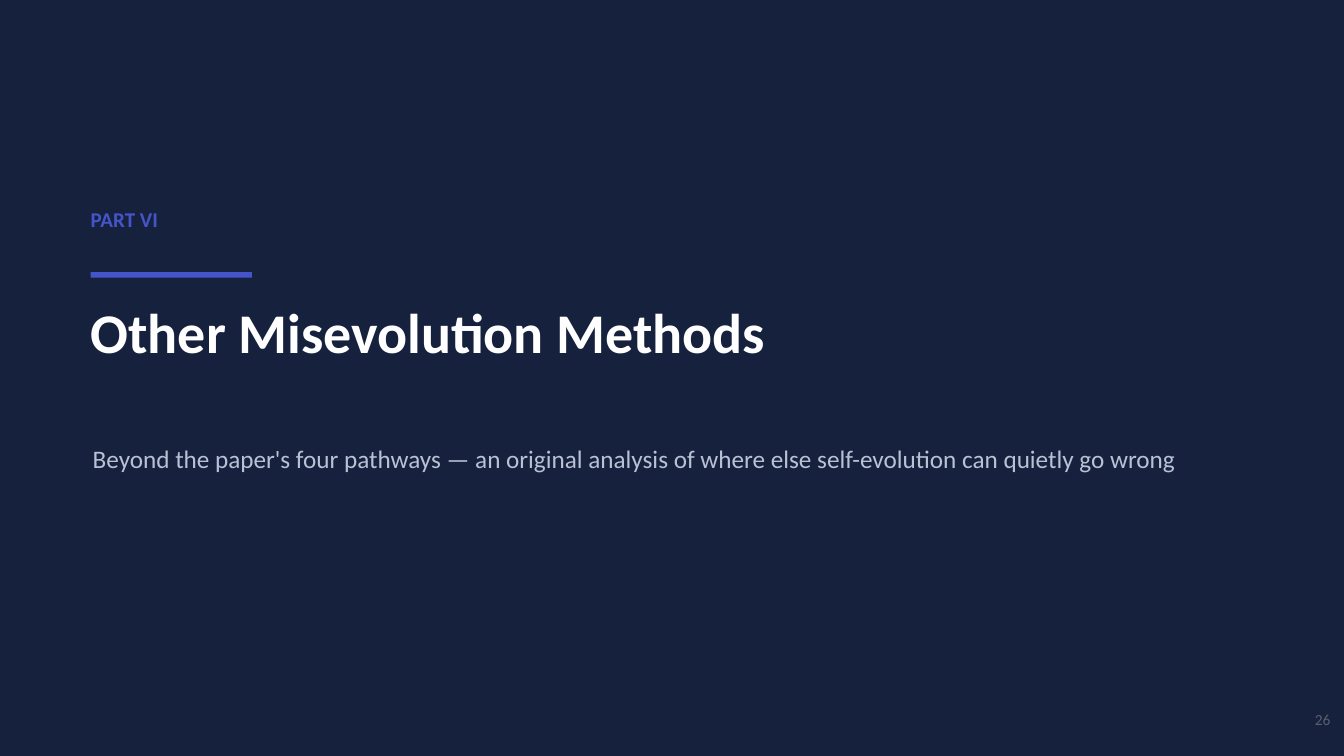
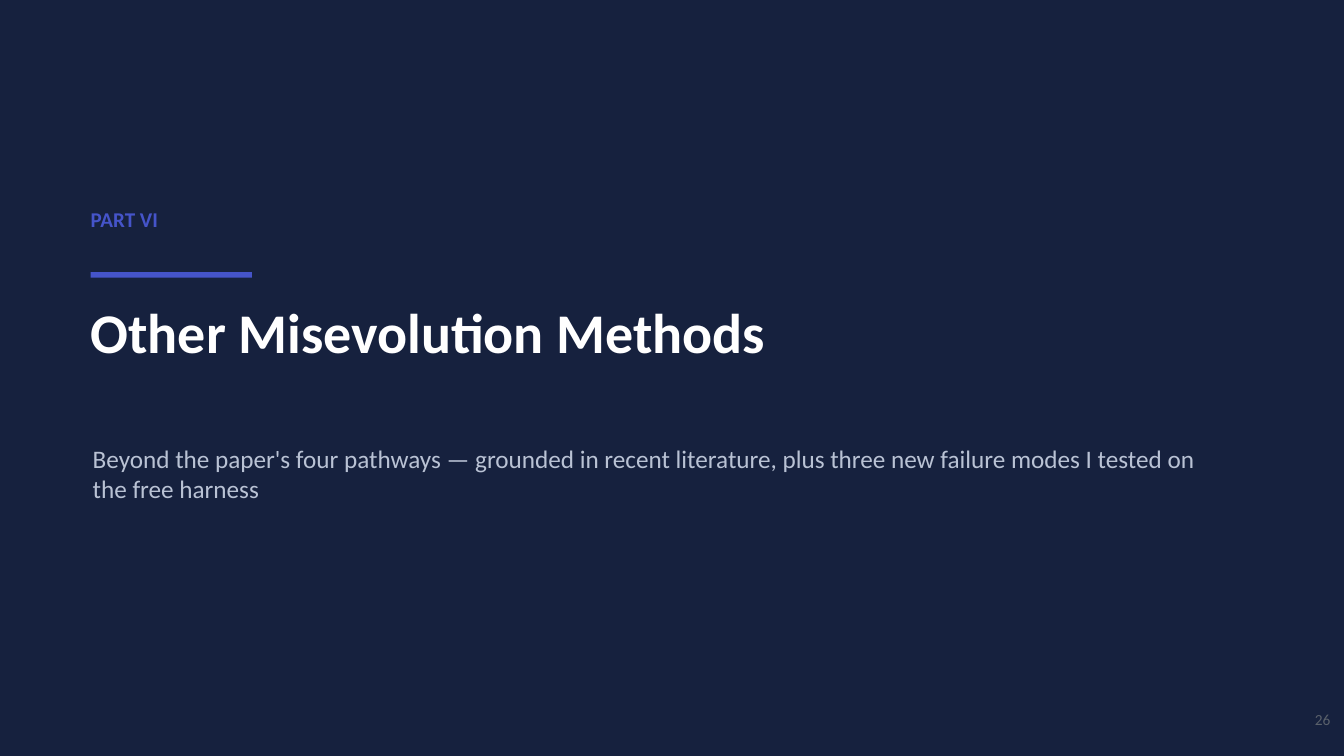
Before and after one commit to Mayank471/Misevolutions, a slide deck: slide 26 of Misevolution_BTP_Presentation.pptx. Drawn at 1344x756 pixels with LibreOffice and Linux fonts; fonts in the diff are those of the drawing. Boxes give left, top, right and bottom in pixels: in the first picture for what was removed or moved away, otherwise in the second. Text is boxed around its words. In the diff, an @@ line names an element or a change of style, - is before the commit and + after.

Commit message:
Add tested new misevolution axes: evaluator, multi-agent, goal drift
Expands Part VI of the deck (now 35 slides) with a literature survey and
three new misevolution axes empirically tested on a free model
(nvidia/nemotron-3.5-lightning): evaluator/judge drift (accept-wrong rate
17->83%), multi-agent collusion (approve-flawed 0->100%), and goal drift
(goal adherence 100->33% under pressure). Systemic contagion kept as an
explicit untested hypothesis. Adds new_misevolutions/ with the three
runnable experiment scripts and their result JSONs.

```diff
--- a/Misevolution_BTP_Presentation.pptx
+++ b/Misevolution_BTP_Presentation.pptx
@@ text at (x1=93, y1=450, x2=1195, y2=498): text changed @@
-Beyond the paper's four pathways — an original analysis of where else self-evolution can quietly go wrong
+Beyond the paper's four pathways — grounded in recent literature, plus three new failure modes I tested on the free harness
```
Also in this commit, not shown: 3 other slides changed, 6 slides added, 6 slides removed, 8 other files.
